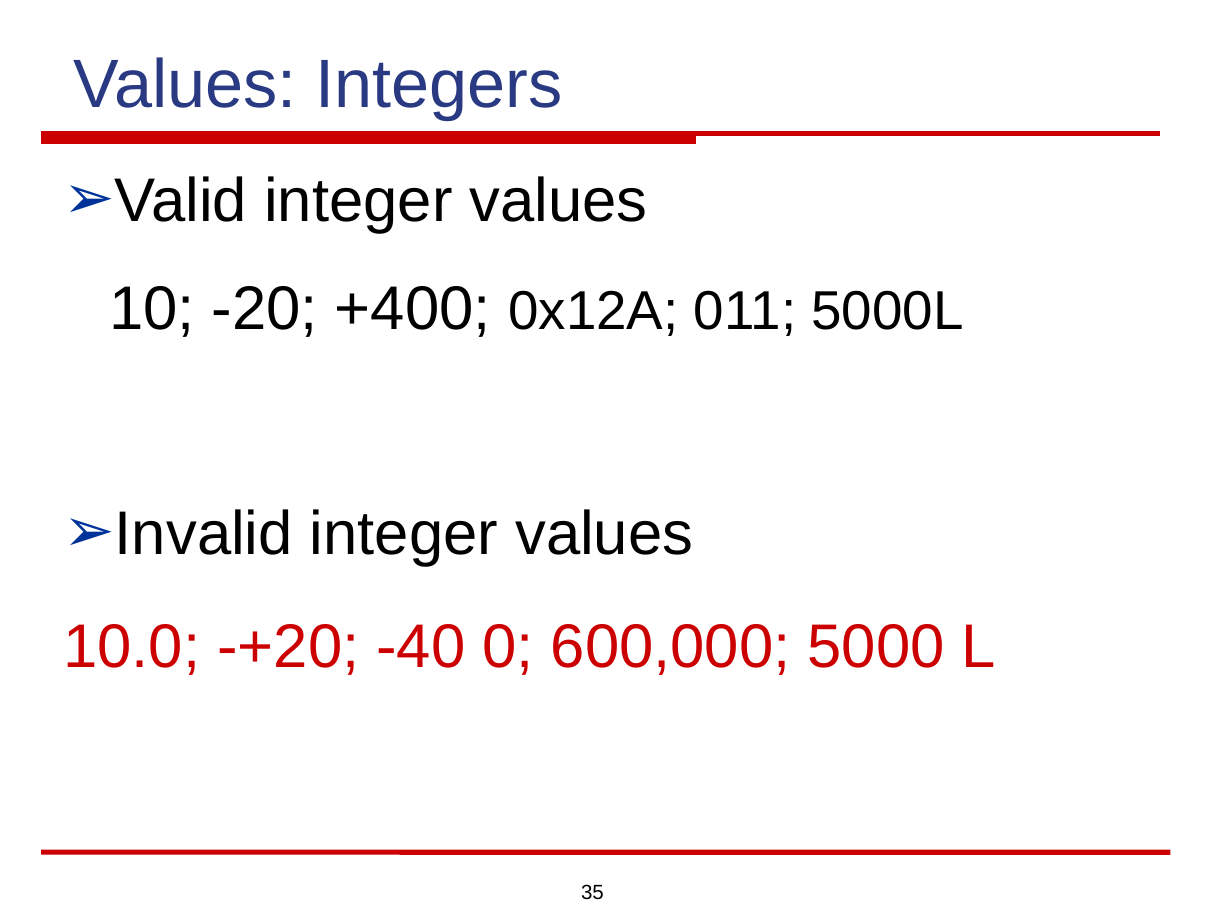
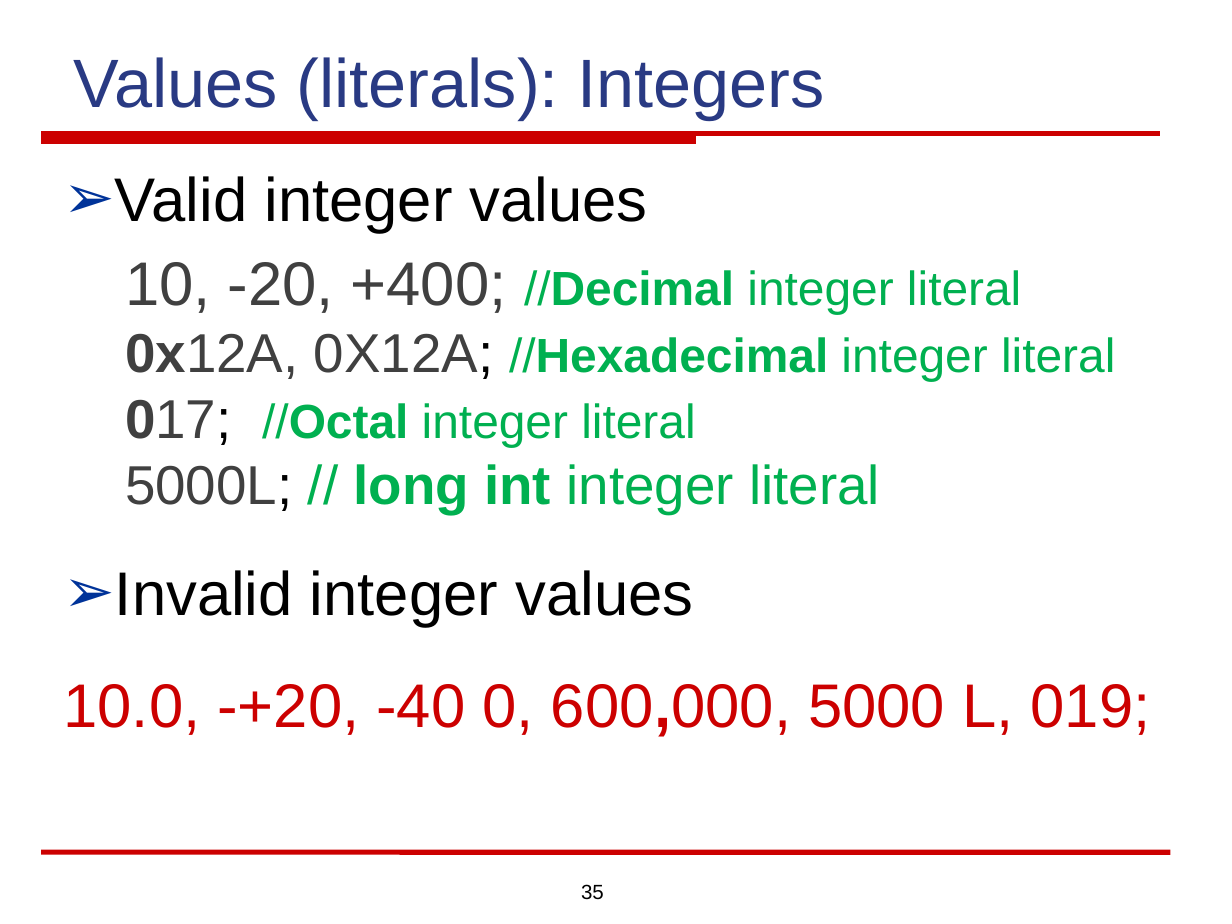
Before and after one commit to m-zakeri/CP, a slide deck: slide 35 of docs/lectures/slides/Lecture_03_C_Programming_Basics.pptx. Drawn at 1232x924 pixels with LibreOffice and Linux fonts; fonts in the diff are those of the drawing; background and template pictures are left out. Boxes give left, top, right and bottom in pixels: in the first picture for what was removed or moved away, otherwise in the second. Text is boxed around its words. In the diff, an @@ line names an element or a change of style, - is before the commit and + after.

Commit message:
Update lectures.

```diff
--- a/docs/lectures/slides/Lecture_03_C_Programming_Basics.pptx
+++ b/docs/lectures/slides/Lecture_03_C_Programming_Basics.pptx
@@ text at bbox=[74, 57, 825, 119]: text changed @@
-Values: Integers
+Values (literals): Integers
@@ text at bbox=[125, 262, 1115, 514]: text changed; size 32 to 28 pt; text colour #000000 to #00B050 @@
-10; -20; +400; 0x12A; 011; 5000L
+  10, -20, +400; //Decimal integer literal
+  0x12A, 0X12A; //Hexadecimal integer literal
+  017; //Octal integer literal
+  5000L; // long int integer literal
@@ text at bbox=[63, 684, 1151, 737]: text changed @@
-10.0; -+20; -40 0; 600,000; 5000 L
+10.0, -+20, -40 0, 600,000, 5000 L, 019;
```
Also in this commit, not shown: 3 other slides changed, 4 other files.
